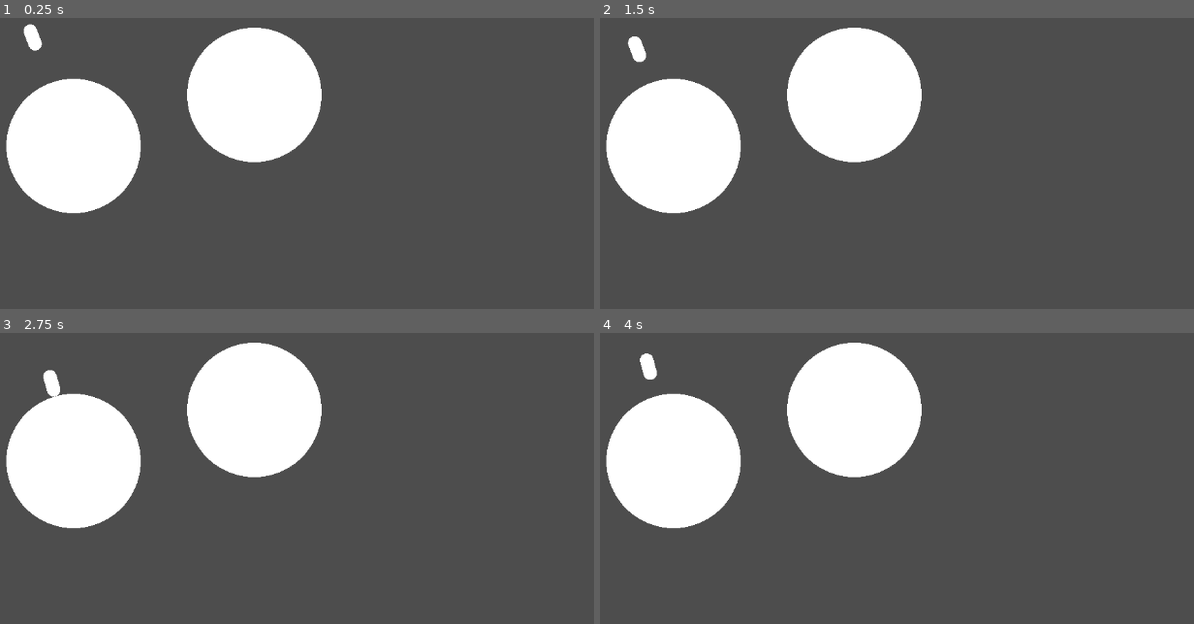
Above: before the commit, frames 1-4 (two rows, left to right).
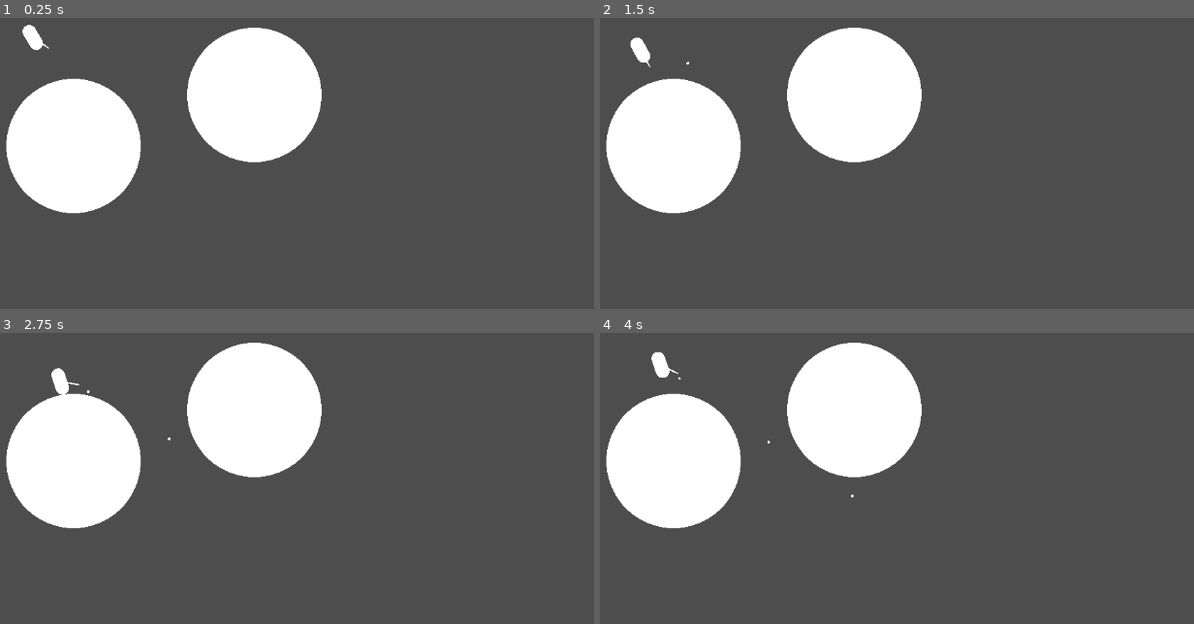
Above: after the commit, the same moments.

Repository: DmitrievDmitrii/asteroids
Game: Godot game, scene res://main.tscn
Two runs of this game, one before a commit and one after it. Both use one fixed random seed, a clock stepped at 60 frames per second and the inputs below.
Inputs (mouse positions are in pixels of both pictures, inside the frame that each line leads up to):
- Up to frame 1 (0.25 s): no input
- Up to frame 2 (1.5 s): tap Enter at 0.5 s; move the mouse to (1075, 198) at 0.52 s; hold D (move_right) 0.53-1.28 s; click (1075, 198) at 0.67 s; tap Space (jump) at 0.77 s; move the mouse to (748, 242) at 1.27 s; hold S (move_down) from 1.28 s (still down); click (748, 242) at 1.42 s
- Up to frame 3 (2.75 s): tap Space (jump) at 1.52 s; move the mouse to (380, 437) at 2.02 s; release S (move_down) at 2.03 s; hold D (move_right) from 2.03 s (still down); click (380, 437) at 2.17 s
- Up to frame 4 (4 s): move the mouse to (867, 621) at 2.77 s; release D (move_right) at 2.78 s; hold W (move_up) 2.78-3.53 s; click (867, 621) at 2.92 s; tap Space (jump) at 3.02, 3.77 s; move the mouse to (1134, 600) at 3.52 s; hold A (move_left) from 3.53 s (still down); click (1134, 600) at 3.67 s

The runs differ from the first frame. In frame 1, less than 0.1% of the frame differs, in the area x 3-9%, y 2-12%; in frame 2, 0.1%; in frame 3, 0.3%; in frame 4, 0.4%, in the area x 6-43%, y 6-57%.

Commit message:
add shooting

Diff:
--- a/asteroid/asteroid.tscn
+++ b/asteroid/asteroid.tscn
@@ -9,6 +9,8 @@
 [sub_resource type="CircleShape2D" id="CircleShape2D_i3ar3"]
 
 [node name="asteroid" type="StaticBody2D"]
+collision_layer = 9
+collision_mask = 13
 script = ExtResource("1_6kl0j")
 
 [node name="CollisionShape2D" type="CollisionShape2D" parent="."]
@@ -20,10 +22,10 @@
 
 [node name="gravityArea" type="Area2D" parent="."]
 collision_layer = 0
-collision_mask = 2
+collision_mask = 6
 
 [node name="CollisionShape2D" type="CollisionShape2D" parent="gravityArea"]
-scale = Vector2(2.5, 2.5)
+scale = Vector2(4, 4)
 shape = SubResource("CircleShape2D_i3ar3")
 
 [connection signal="body_entered" from="gravityArea" to="." method="_on_gravity_area_body_entered"]
--- /dev/null
+++ b/player/bullet.gd
@@ -0,0 +1,23 @@
+extends CharacterBody2D
+var gravityObjects = []
+const SPEED = 600.0
+
+
+func _physics_process(delta):
+	var currentGravity = Vector2.ZERO
+	for asteroid in gravityObjects:
+		currentGravity -= asteroid.getAcceleration(self)
+
+	if is_on_wall():
+		queue_free()
+	velocity += currentGravity * delta
+	move_and_slide()
+
+
+func addGravity(gravityObject):
+	if !gravityObjects.has(gravityObject):
+		gravityObjects.append(gravityObject)
+
+func removeGravity(gravityObject):
+	if gravityObjects.has(gravityObject):
+		gravityObjects.erase(gravityObject)
--- /dev/null
+++ b/player/bullet.tscn
@@ -0,0 +1,22 @@
+[gd_scene load_steps=4 format=3 uid="uid://357tgtx5ohaj"]
+
+[ext_resource type="Script" path="res://player/bullet.gd" id="1_lckvw"]
+
+[sub_resource type="CircleShape2D" id="CircleShape2D_ab0uu"]
+radius = 10.0
+
+[sub_resource type="SphereMesh" id="SphereMesh_nmshc"]
+
+[node name="bullet" type="CharacterBody2D"]
+collision_layer = 12
+collision_mask = 8
+motion_mode = 1
+script = ExtResource("1_lckvw")
+
+[node name="CollisionShape2D" type="CollisionShape2D" parent="."]
+scale = Vector2(0.2, 0.2)
+shape = SubResource("CircleShape2D_ab0uu")
+
+[node name="MeshInstance2D" type="MeshInstance2D" parent="."]
+scale = Vector2(4, 4)
+mesh = SubResource("SphereMesh_nmshc")
--- /dev/null
+++ b/player/gun.tscn
@@ -0,0 +1,13 @@
+[gd_scene load_steps=3 format=3 uid="uid://bq4uga3f5q44"]
+
+[sub_resource type="SphereMesh" id="SphereMesh_umvas"]
+
+[sub_resource type="CapsuleMesh" id="CapsuleMesh_al3m6"]
+
+[node name="gun" type="MeshInstance2D"]
+mesh = SubResource("SphereMesh_umvas")
+
+[node name="MeshInstance2D" type="MeshInstance2D" parent="."]
+position = Vector2(0, -1.4)
+scale = Vector2(0.2, 1.6)
+mesh = SubResource("CapsuleMesh_al3m6")
--- a/player/player.gd
+++ b/player/player.gd
@@ -7,6 +7,10 @@
 var currentGravity = Vector2.ZERO
 var nearestAsteroid
 var isOnJump = true
+var gun
+
+func _ready():
+	gun = $gun
 
 func addGravity(gravityObject):
 	if !gravityObjects.has(gravityObject):
@@ -15,6 +19,15 @@
 func removeGravity(gravityObject):
 	if gravityObjects.has(gravityObject):
 		gravityObjects.erase(gravityObject)
+
+func _input(event):
+   # Mouse in viewport coordinates.
+	if event is InputEventMouseButton:
+		if event.pressed:
+			var bullet = load("res://player/bullet.tscn").instantiate()
+			get_parent().add_child(bullet)
+			bullet.global_position = global_position
+			bullet.velocity = (event.position - position).normalized()*100
 
 func _physics_process(delta):
 	currentGravity = Vector2.ZERO
@@ -28,7 +41,9 @@
 		if position.distance_to(asteroid.position) < position.distance_to(nearestAsteroid.position):
 			nearestAsteroid = asteroid
 
-	look_at(transform.origin + currentGravity)
+	look_at(transform.origin - currentGravity)
+
+	gun.look_at(get_viewport().get_mouse_position())
 	rotate(PI/2)
 	if isOnJump:
 		velocity += currentGravity * delta
--- a/player/player.tscn
+++ b/player/player.tscn
@@ -1,6 +1,7 @@
-[gd_scene load_steps=4 format=3 uid="uid://o4ok4vkibar2"]
+[gd_scene load_steps=5 format=3 uid="uid://o4ok4vkibar2"]
 
 [ext_resource type="Script" path="res://player/player.gd" id="1_don5y"]
+[ext_resource type="PackedScene" uid="uid://bq4uga3f5q44" path="res://player/gun.tscn" id="2_m10jt"]
 
 [sub_resource type="CapsuleMesh" id="CapsuleMesh_0k528"]
 
@@ -13,10 +14,12 @@
 motion_mode = 1
 script = ExtResource("1_don5y")
 
-[node name="MeshInstance2D" type="MeshInstance2D" parent="."]
+[node name="body" type="MeshInstance2D" parent="."]
 position = Vector2(-2.98023e-08, 1.19209e-07)
 scale = Vector2(2, 2)
 mesh = SubResource("CapsuleMesh_0k528")
 
 [node name="CollisionShape2D" type="CollisionShape2D" parent="."]
 shape = SubResource("CapsuleShape2D_dak8q")
+
+[node name="gun" parent="." instance=ExtResource("2_m10jt")]
